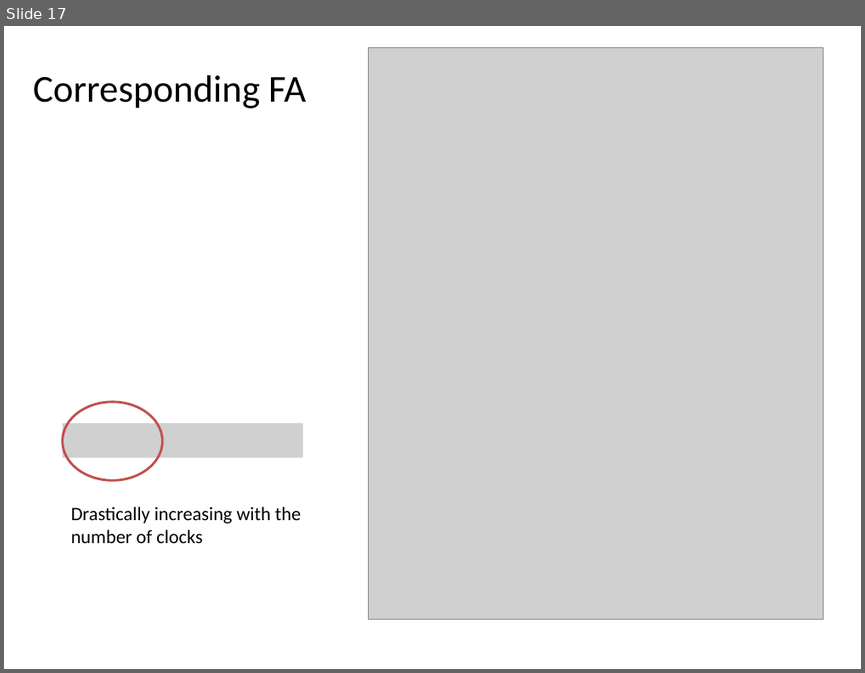
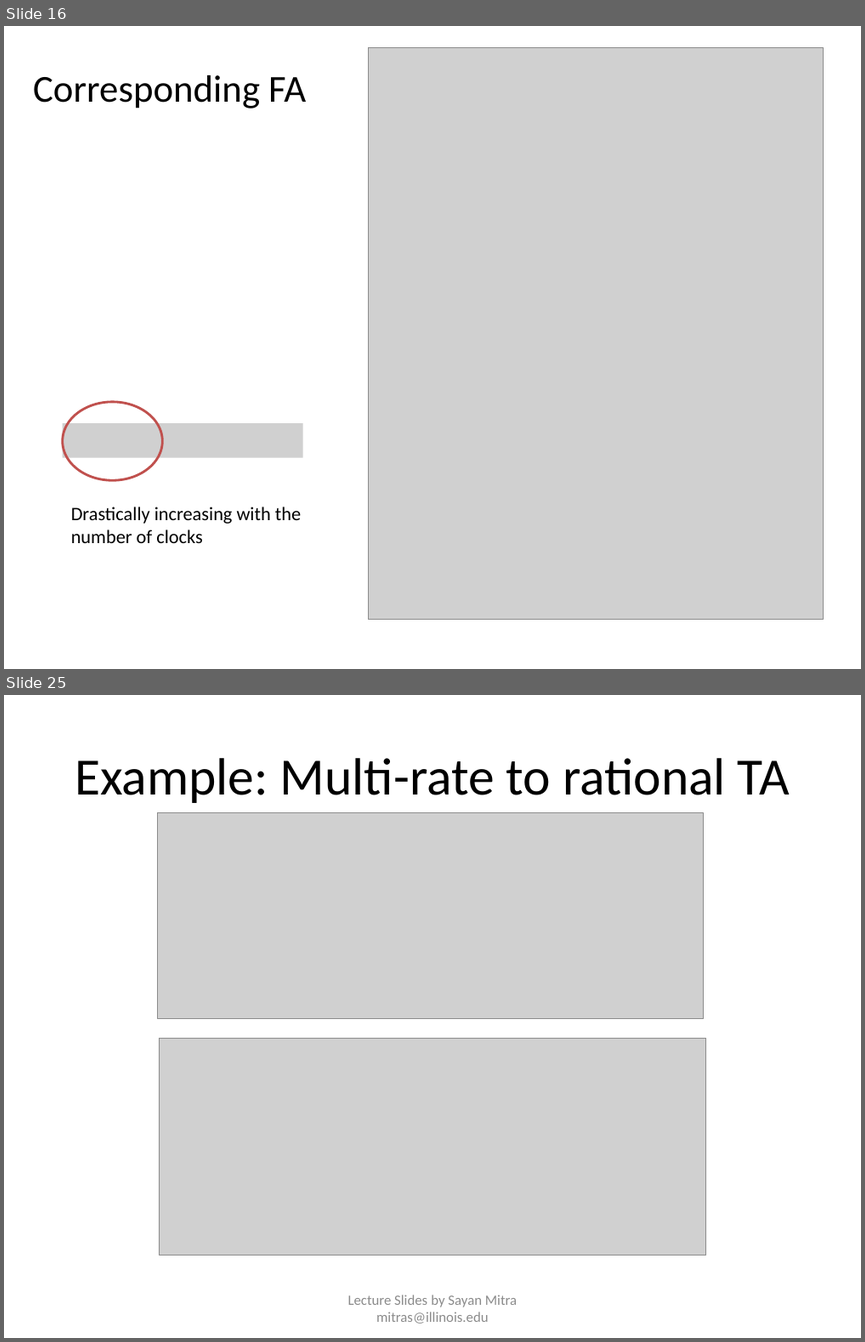
Before and after one commit to sayanmitracode/cpsbooksite, a slide deck: Slides/ReachabilityTimedAutomata.pptx. Shown one above the other, each under a label of ours: slide 17 before the commit, slides 16 and 25 after it; the slides between them are not shown. The pictures are 865x673 and 865x1342 pixels, drawn with LibreOffice and Linux fonts; fonts in the diff are those of the drawing; grey boxes stand for pictures. Boxes give left, top, right and bottom in pixels: in the first picture for what was removed or moved away, otherwise in the second. Text is boxed around its words. In the diff, an @@ line names an element or a change of style, - is before the commit and + after.

```diff
--- a/Slides/ReachabilityTimedAutomata.pptx
+++ b/Slides/ReachabilityTimedAutomata.pptx
@@ slide 25 added at [4, 695, 861, 1338], background #FFFFFF @@
@@ title added at [75, 758, 789, 803], 44 pt, text #000000 @@
+Example: Multi-rate to rational TA
@@ picture added at [157, 812, 703, 1019] @@
@@ picture added at [159, 1038, 707, 1254] @@
@@ text added at [348, 1294, 517, 1323], 12 pt, text #8C8C8C @@
+Lecture Slides by Sayan Mitra mitras@illinois.edu
@@ what was slide 17 is now slide 16 @@
```
Also in this commit, not shown: 3 slides changed, 23 other slides added, 2 slides removed, 4 other files.
